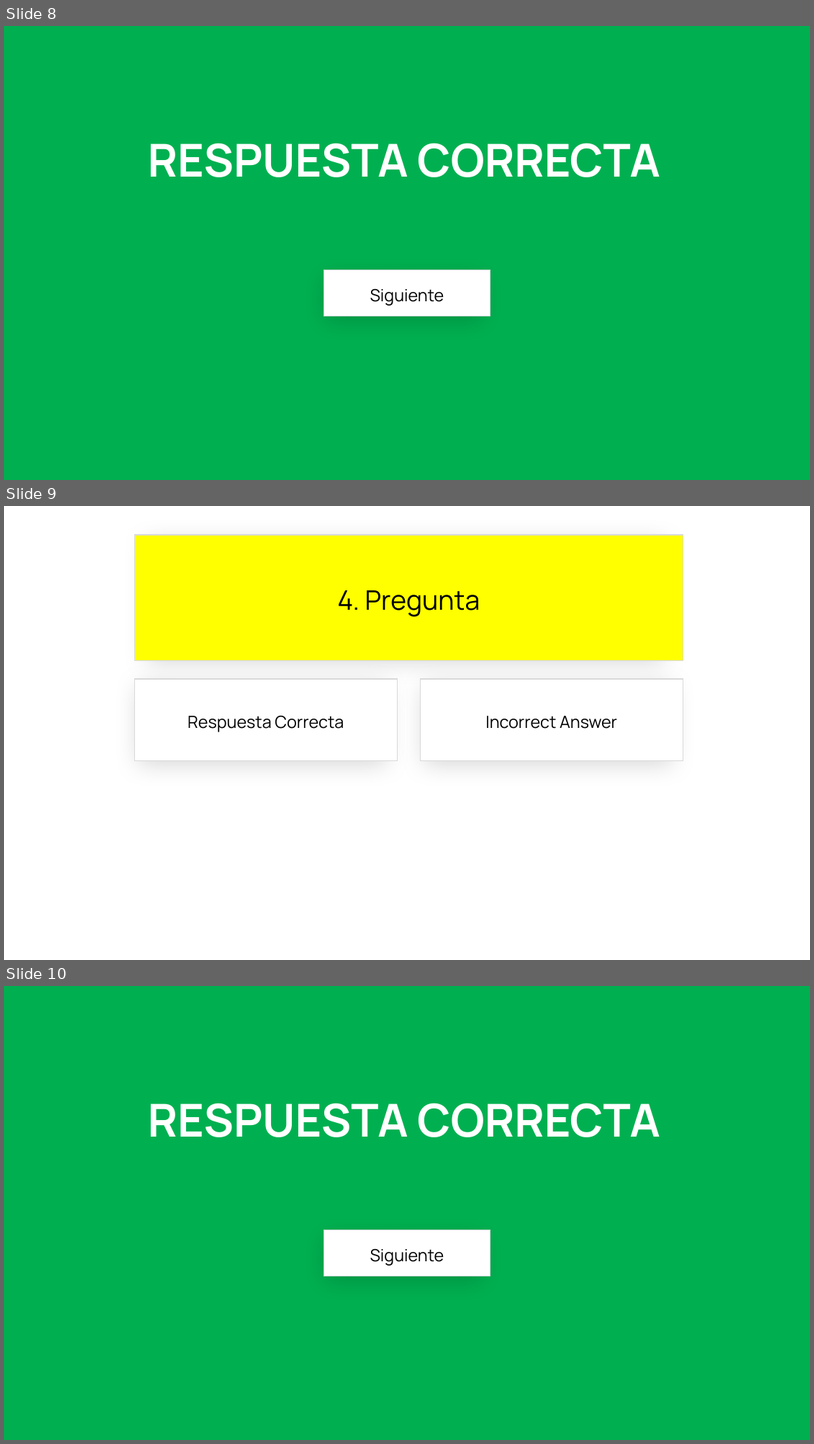
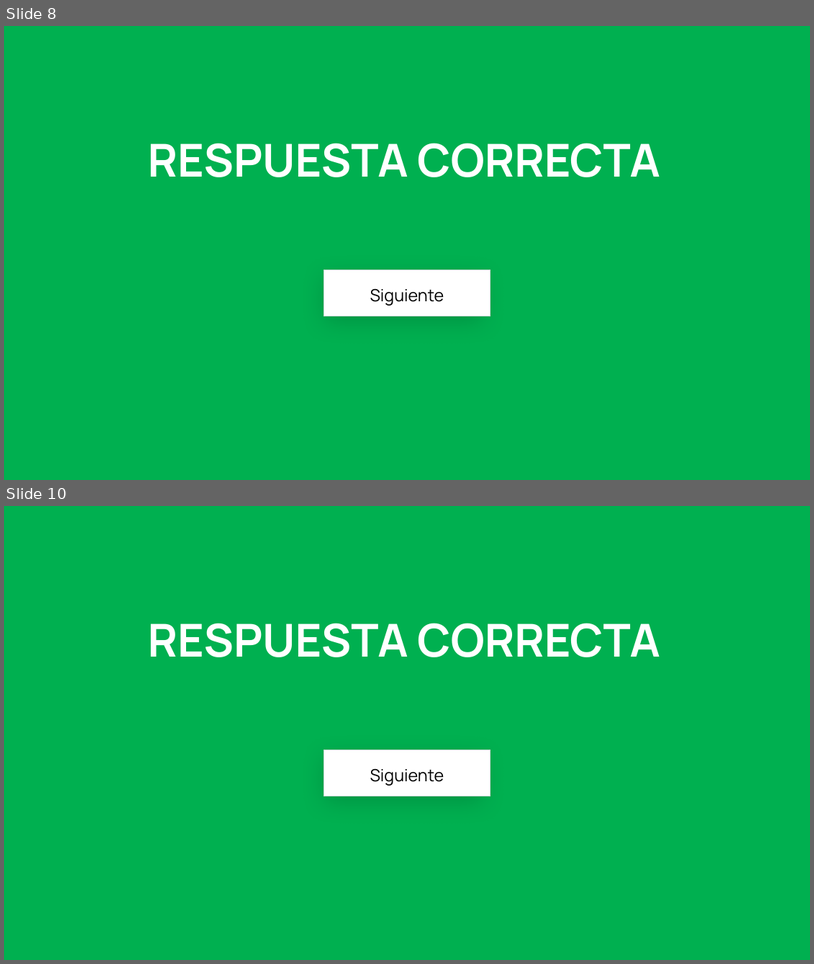
Before and after one commit to jsuarezruiz/SevillaDotNetConf2023, a slide deck: sevilladotnetconf-close.pptx. Shown one above the other, each under a label of ours: slides 8, 9 and 10 before the commit, slides 8 and 10 after it; the slides between them are not shown. The pictures are 814x1444 and 814x964 pixels, drawn with LibreOffice and Linux fonts; fonts in the diff are those of the drawing. Boxes give left, top, right and bottom in pixels: in the first picture for what was removed or moved away, otherwise in the second. Text is boxed around its words. In the diff, an @@ line names an element or a change of style, - is before the commit and + after.

```diff
--- a/sevilladotnetconf-close.pptx
+++ b/sevilladotnetconf-close.pptx
@@ slide 9 removed at (4,506,810,960), background #FFFFFF @@
@@ rectangle removed at (134,535,684,661) @@
-4. Pregunta
@@ rectangle removed at (134,679,397,761) @@
-Respuesta Correcta
@@ rectangle removed at (421,679,684,761) @@
-Incorrect Answer
```
Also in this commit, not shown: 12 slides changed, 4 slides added, 3 other slides removed, 1 other file.
